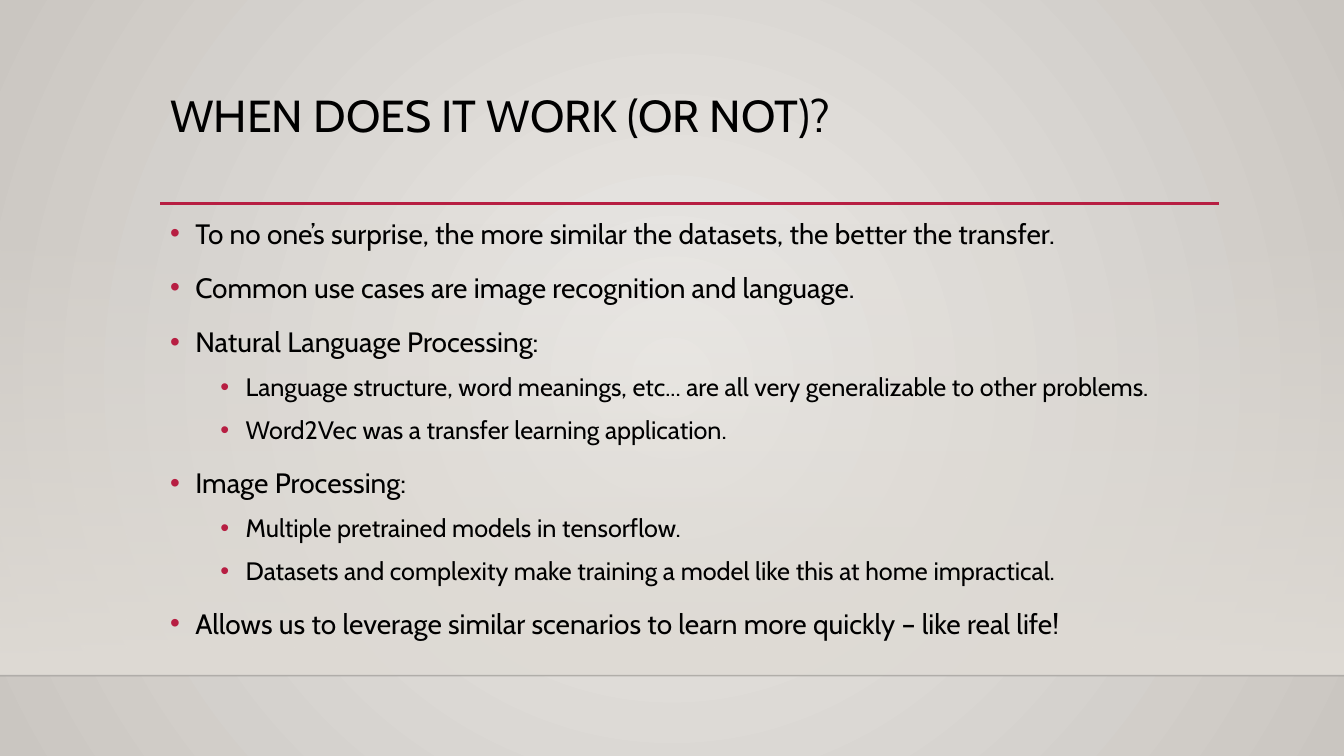
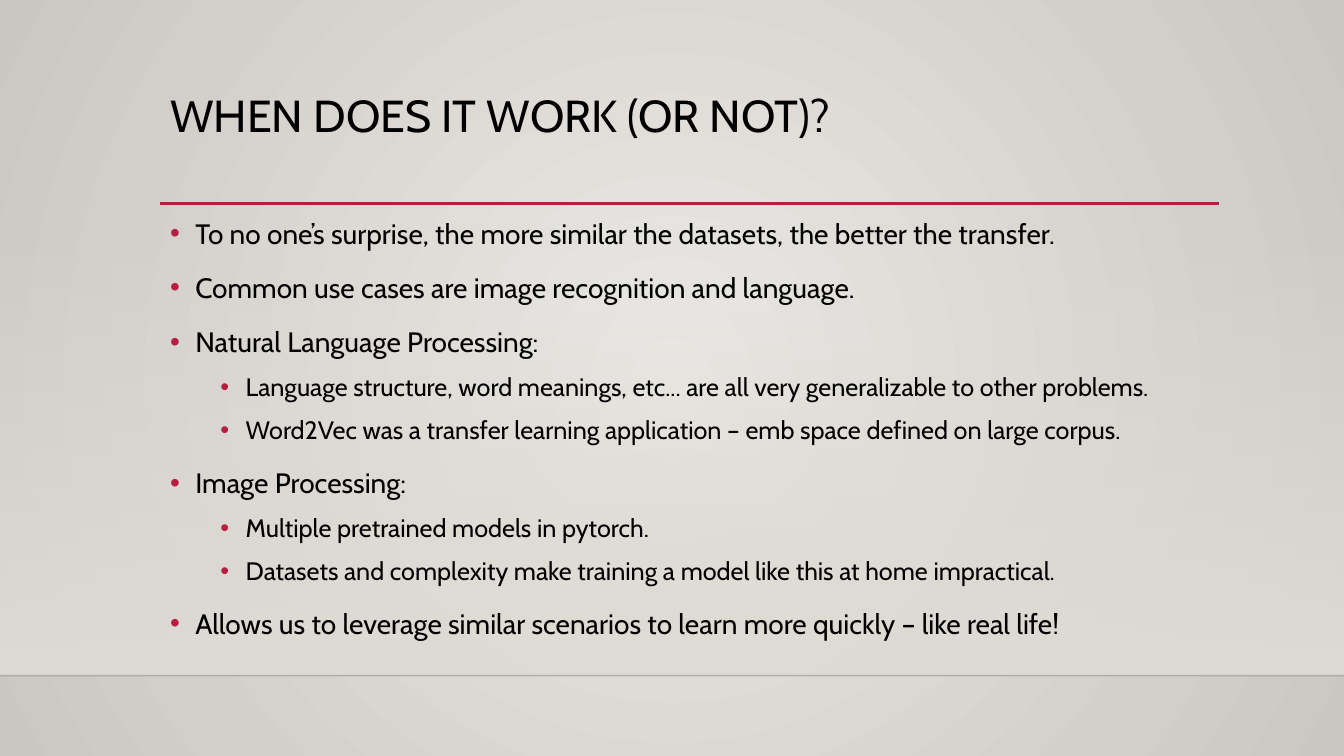
Before and after one commit to AkeemSemperDataScience/Intro_to_Machine_Learning_Students, a slide deck: slide 16 of reference_content/Slides/pytorch_transfer_learn.pptx. Drawn at 1344x756 pixels with LibreOffice and Linux fonts; fonts in the diff are those of the drawing; background and template pictures are left out. Boxes give left, top, right and bottom in pixels: in the first picture for what was removed or moved away, otherwise in the second. Text is boxed around its words. In the diff, an @@ line names an element or a change of style, - is before the commit and + after.

```diff
--- a/reference_content/Slides/pytorch_transfer_learn.pptx
+++ b/reference_content/Slides/pytorch_transfer_learn.pptx
@@ text at (246,420,1120,446): text changed @@
-  • Word2Vec was a transfer learning application.
+  • Word2Vec was a transfer learning application – emb space defined on large corpus.
@@ text at (246,518,649,543): text changed @@
-  • Multiple pretrained models in tensorflow.
+  • Multiple pretrained models in pytorch.
```
Also in this commit, not shown: 9 other slides changed, 6 other files.
